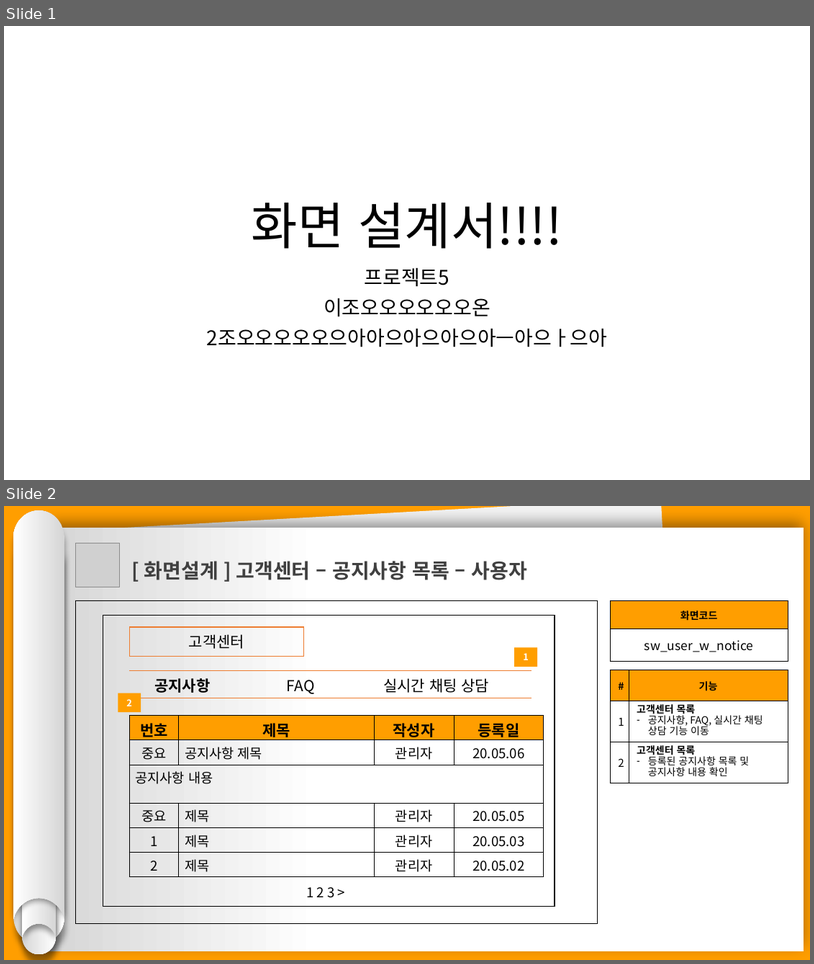
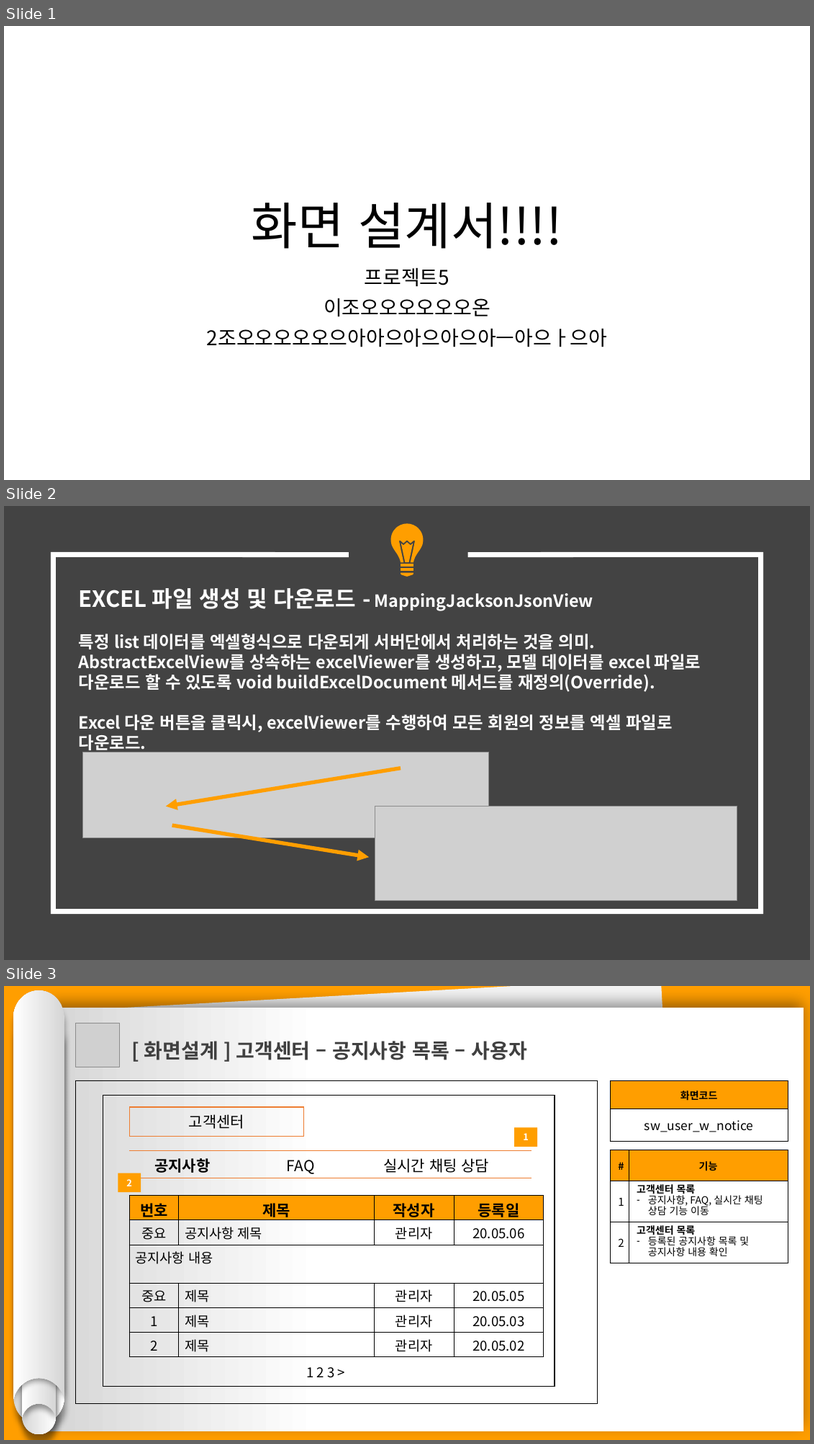
Before and after one commit to hhsw07/ezen-academy-projects, a slide deck: 0 발표용 파워포인트/0608 5차발표/0608 project06 - 파워포인트 - 송우.pptx. Shown one above the other, each under a label of ours: slides 1 and 2 before the commit, slides 1, 2 and 3 after it. The pictures are 814x964 and 814x1444 pixels, drawn with LibreOffice and Linux fonts; fonts in the diff are those of the drawing; grey boxes stand for pictures. Boxes give left, top, right and bottom in pixels: in the first picture for what was removed or moved away, otherwise in the second. Text is boxed around its words. In the diff, an @@ line names an element or a change of style, - is before the commit and + after.

Commit message:
엑셀 다운로드 기술설명

```diff
--- a/0 발표용 파워포인트/0608 5차발표/0608 project06 - 파워포인트 - 송우.pptx
+++ b/0 발표용 파워포인트/0608 5차발표/0608 project06 - 파워포인트 - 송우.pptx
@@ slide 2 added at (4, 506, 810, 960), background #434343 @@
@@ group added at (391, 523, 424, 576): 5 freeform shapes @@
@@ freeform shape added at (53, 554, 761, 911), outline #FFFFFF 6 pt @@
@@ text added at (79, 588, 701, 754), 20 pt, text #FFFFFF, bold @@
+EXCEL 파일 생성 및 다운로드 - MappingJacksonJsonView
+특정 list 데이터를 엑셀형식으로 다운되게 서버단에서 처리하는 것을 의미.
+AbstractExcelView를 상속하는 excelViewer를 생성하고, 모델 데이터를 excel 파일로 다운로드 할 수 있도록 void buildExcelDocument 메서드를 재정의(Override).
+Excel 다운 버튼을 클릭시, excelViewer를 수행하여 모든 회원의 정보를 엑셀 파일로 다운로드.
@@ picture added at (82, 752, 489, 837) @@
@@ arrow added from (401, 768) to (166, 806), #FF9E00 4.5 pt @@
@@ picture added at (376, 806, 737, 901) @@
@@ arrow added from (172, 825) to (369, 857), #FF9E00 4.5 pt @@
@@ what was slide 2 is now slide 3 @@
```
Also in this commit, not shown: 3 other files.
